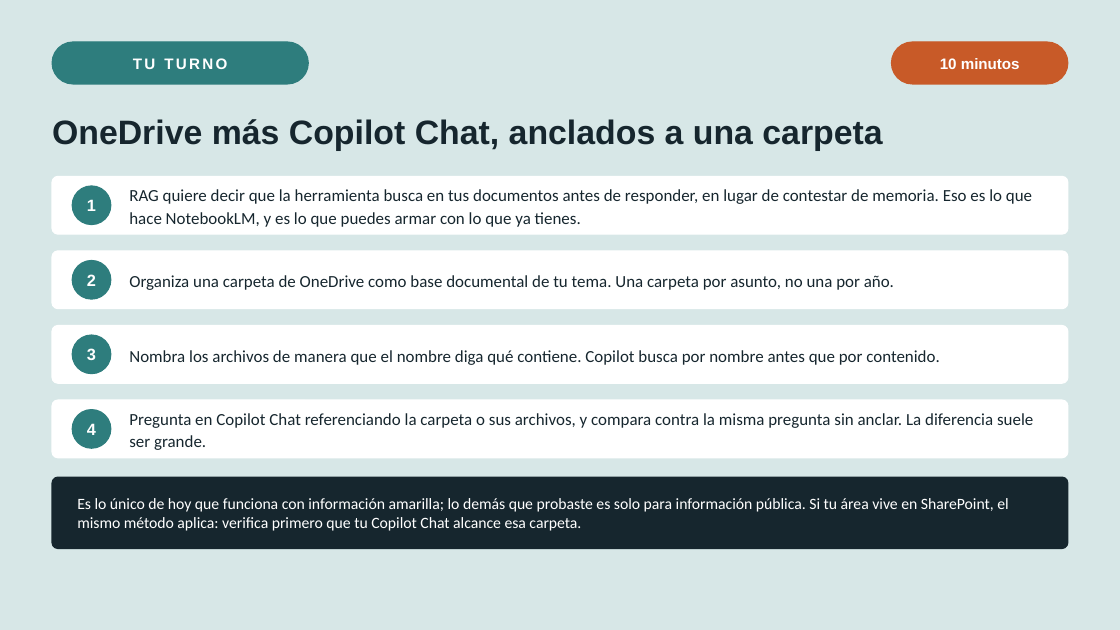
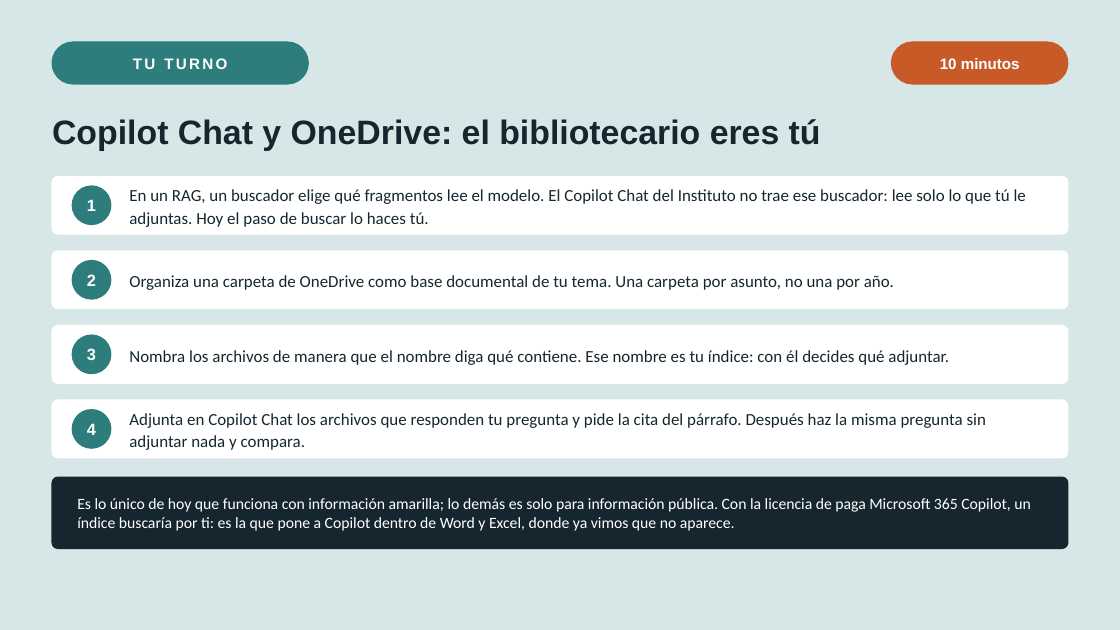
Before and after one commit to marvtrejo/curso-inegi-gen-ai, a slide deck: slide 18 of sesion-05/Sesion_05_Ecosistema_Herramientas.pptx (slide 17 before the commit). Drawn at 1120x630 pixels with LibreOffice and Linux fonts; fonts in the diff are those of the drawing. Boxes give left, top, right and bottom in pixels: in the first picture for what was removed or moved away, otherwise in the second. Text is boxed around its words. In the diff, an @@ line names an element or a change of style, - is before the commit and + after.

```diff
--- a/sesion-05/Sesion_05_Ecosistema_Herramientas.pptx
+++ b/sesion-05/Sesion_05_Ecosistema_Herramientas.pptx
@@ text at [52,119,821,151]: text changed @@
-OneDrive más Copilot Chat, anclados a una carpeta
+Copilot Chat y OneDrive: el bibliotecario eres tú
@@ text at [129,189,1026,227]: text changed @@
-RAG quiere decir que la herramienta busca en tus documentos antes de responder, en lugar de contestar de memoria. Eso es lo que hace NotebookLM, y es lo que puedes armar con lo que ya tienes.
+En un RAG, un buscador elige qué fragmentos lee el modelo. El Copilot Chat del Instituto no trae ese buscador: lee solo lo que tú le adjuntas. Hoy el paso de buscar lo haces tú.
@@ text at [129,350,949,365]: text changed @@
-Nombra los archivos de manera que el nombre diga qué contiene. Copilot busca por nombre antes que por contenido.
+Nombra los archivos de manera que el nombre diga qué contiene. Ese nombre es tu índice: con él decides qué adjuntar.
@@ text at [129,413,986,450]: text changed @@
-Pregunta en Copilot Chat referenciando la carpeta o sus archivos, y compara contra la misma pregunta sin anclar. La diferencia suele ser grande.
+Adjunta en Copilot Chat los archivos que responden tu pregunta y pide la cita del párrafo. Después haz la misma pregunta sin adjuntar nada y compara.
@@ text at [77,498,1030,531]: text changed @@
-Es lo único de hoy que funciona con información amarilla; lo demás que probaste es solo para información pública. Si tu área vive en SharePoint, el mismo método aplica: verifica primero que tu Copilot Chat alcance esa carpeta.
+Es lo único de hoy que funciona con información amarilla; lo demás es solo para información pública. Con la licencia de paga Microsoft 365 Copilot, un índice buscaría por ti: es la que pone a Copilot dentro de Word y Excel, donde ya vimos que no aparece.
```
Also in this commit, not shown: 7 other slides changed, 1 slide added, 3 other files.
